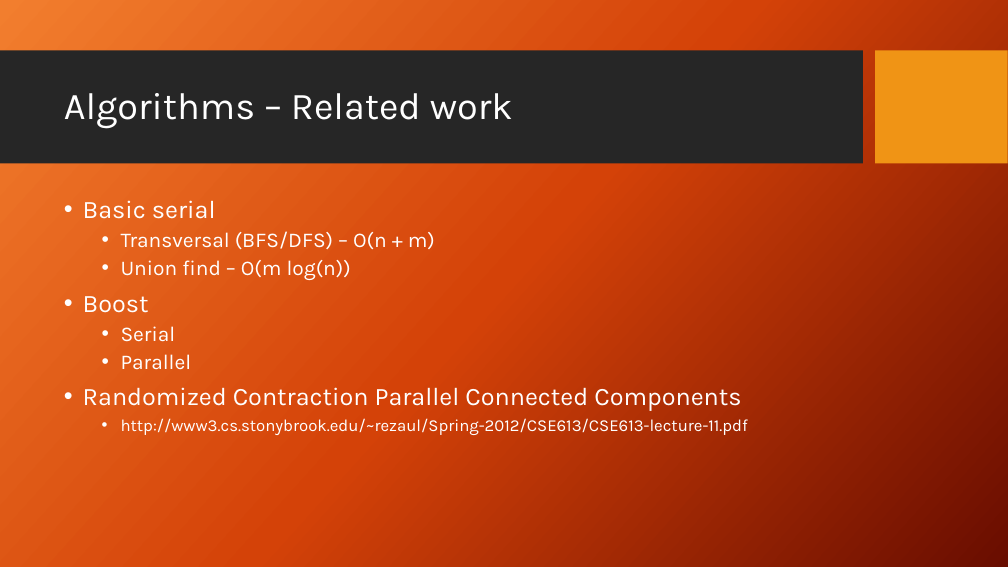
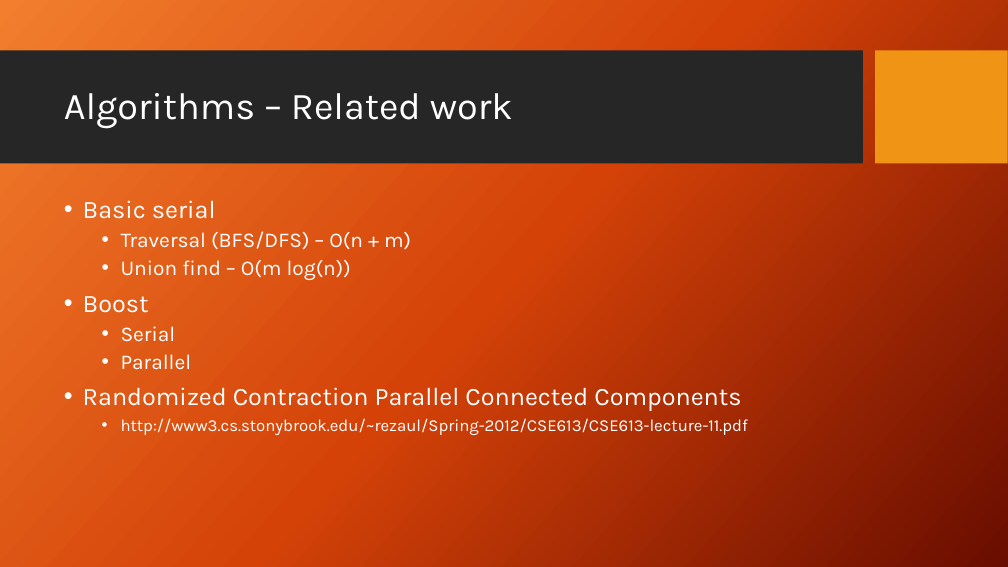
Before and after one commit to Aphlax/Parallelepipeds, a slide deck: slide 4 of FinalPresentation_Parallel Connected Components.pptx. Drawn at 1008x567 pixels with LibreOffice and Linux fonts; fonts in the diff are those of the drawing; background and template pictures are left out. Boxes give left, top, right and bottom in pixels: in the first picture for what was removed or moved away, otherwise in the second. Text is boxed around its words. In the diff, an @@ line names an element or a change of style, - is before the commit and + after.

```diff
--- a/FinalPresentation_Parallel Connected Components.pptx
+++ b/FinalPresentation_Parallel Connected Components.pptx
@@ text at box(121, 231, 411, 250): text changed @@
-  • Transversal (BFS/DFS) – O(n + m)
+  • Traversal (BFS/DFS) – O(n + m)
```
Also in this commit, not shown: 32 other slides changed, 1 other file.
